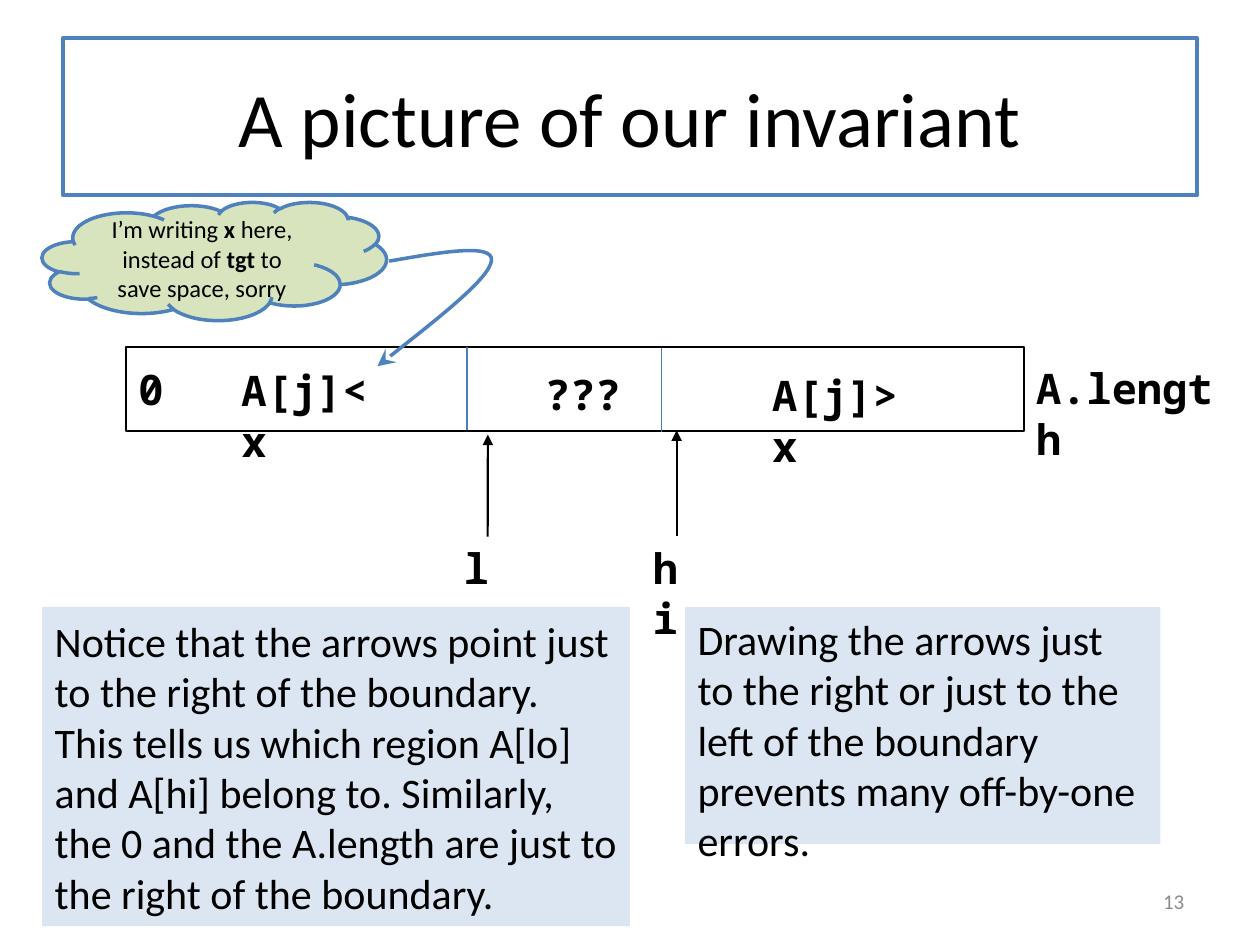
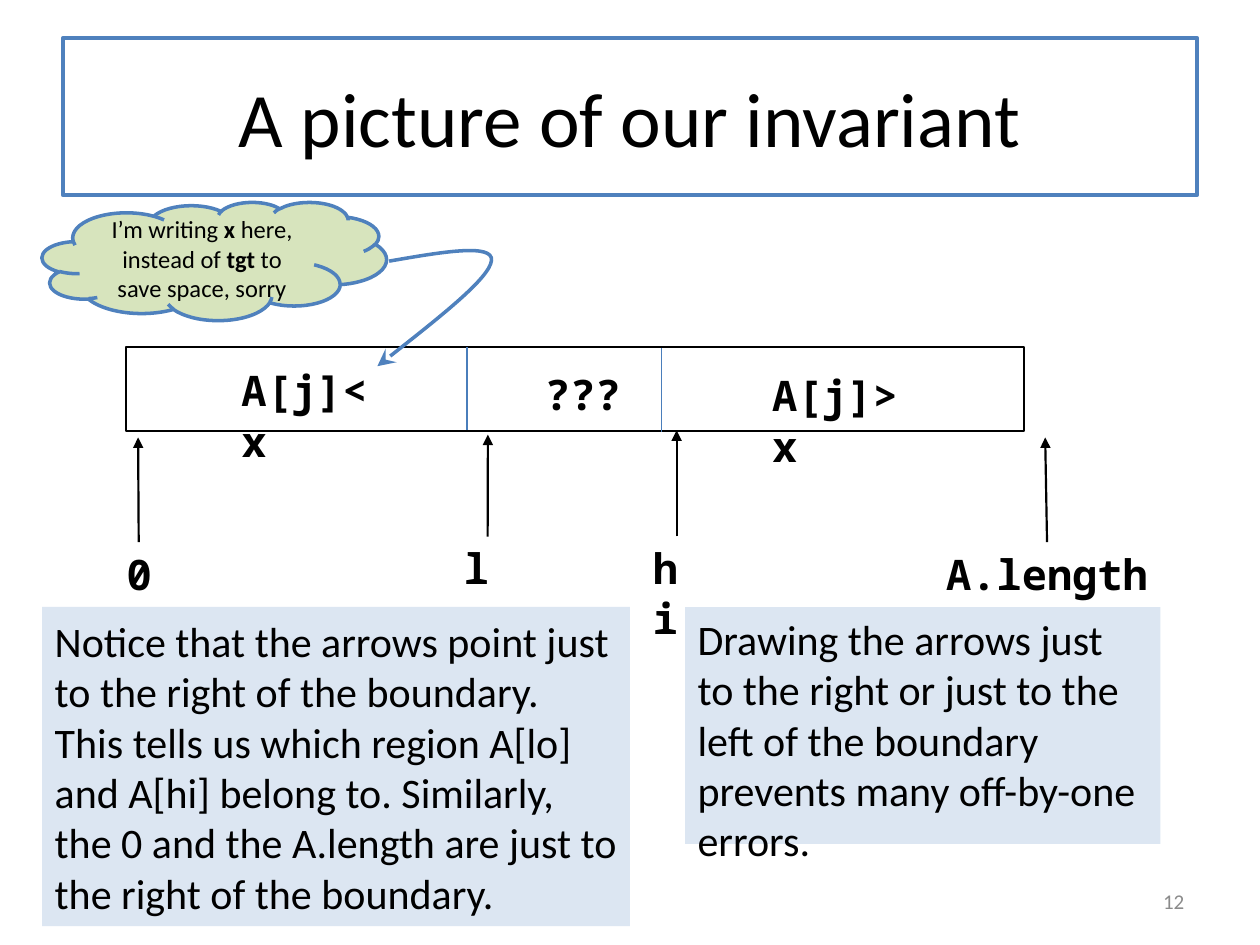
Before and after one commit to mwand/cs5010f17, a slide deck: slide 12 of Slides/Lesson 8.2 Binary Search.pptx (slide 13 before the commit). Drawn at 1260x945 pixels with LibreOffice and Linux fonts; fonts in the diff are those of the drawing. Boxes give left, top, right and bottom in pixels: in the first picture for what was removed or moved away, otherwise in the second. Text is boxed around its words. In the diff, an @@ line names an element or a change of style, - is before the commit and + after.

```diff
--- a/Slides/Lesson 8.2 Binary Search.pptx
+++ b/Slides/Lesson 8.2 Binary Search.pptx
@@ arrow added from (139, 542) to (139, 437), #000000 1.25 pt @@
@@ arrow added from (1047, 542) to (1046, 437), #000000 1.25 pt @@
@@ text "0": place and size @@
-text "0" at (138, 374, 163, 406)
+text "0" at (127, 559, 152, 591)
@@ text "A.length": place and size @@
-text "A.length" at (1036, 372, 1212, 415)
+text "A.length" at (946, 558, 1148, 601)
@@ text "A.length" at (946, 558, 1148, 601): alignment left to centre @@
@@ page number at (1163, 895, 1184, 909): text changed @@
-13
+12
```
Also in this commit, not shown: 6 other slides changed, 2 slides added, 1 slide removed, 1 other file.
